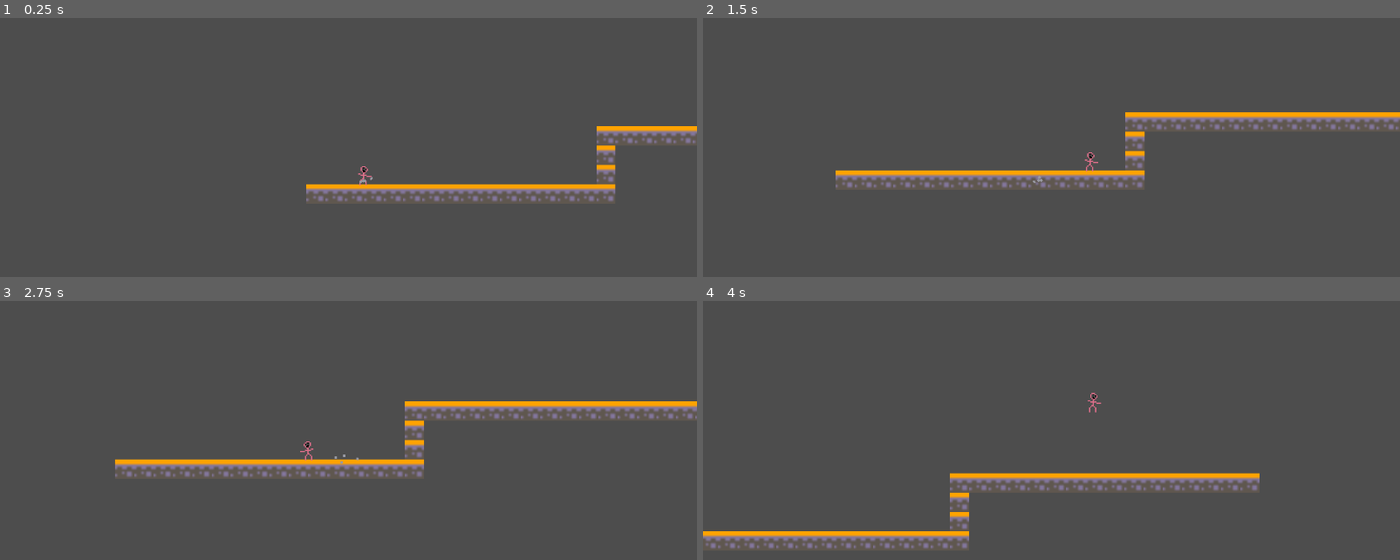
Above: before the commit, frames 1-4 (two rows, left to right).
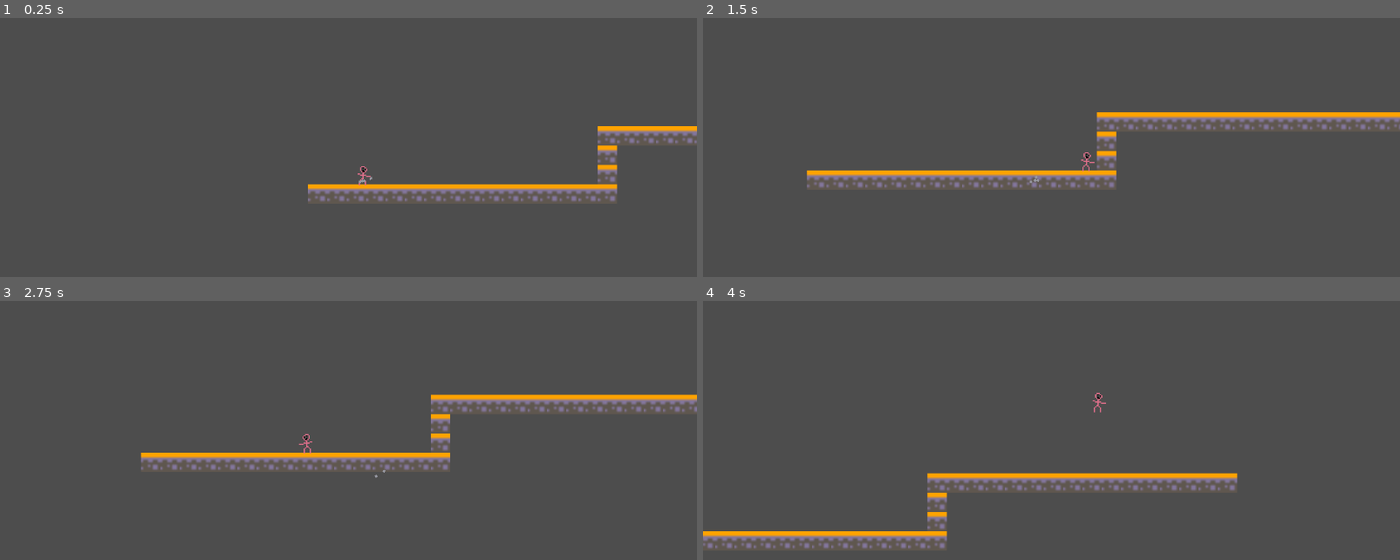
Above: after the commit, the same moments.

Repository: Miles-Miles2/2024Brackeys
Game: Godot game, scene res://test.tscn
Same seed, same stepped clock (60 frames per second), same inputs: the game is played once before the commit and once after it.
Inputs:
- Up to frame 1 (0.25 s): no input
- Up to frame 2 (1.5 s): hold D (move_right) from 0.53 s (still down); tap Shift (dash) at 0.6, 1.35 s; tap W (jump) at 0.77 s
- Up to frame 3 (2.75 s): tap W (jump) at 1.52 s; release D (move_right) at 2.03 s; hold A (move_left) from 2.03 s (still down); tap Shift (dash) at 2.1 s
- Up to frame 4 (4 s): release A (move_left) at 2.78 s; hold D (move_right) from 2.78 s (still down); tap Shift (dash) at 2.85, 3.6 s; tap W (jump) at 3.02, 3.77 s

The runs differ from the first frame. In frame 1, 0.9% of the frame differs, in the area x 43-100%, y 41-72%; in frame 2, 2.3%; in frame 3, 6.5%, in the area x 16-100%, y 36-69%; in frame 4, 2.5%.

Commit message:
fixed dash

Diff:
--- a/Scipts/player.gd
+++ b/Scipts/player.gd
@@ -89,7 +89,7 @@
 				velocity.x += (direction * SPEED)*0.01
 
 	else:
-		if is_on_floor():
+		if is_on_floor() and dashTime <= 0:
 			velocity.x = 0
 		else:
 			velocity.x *= 0.95
--- a/test.tscn
+++ b/test.tscn
@@ -16,4 +16,4 @@
 player = NodePath("../Player")
 
 [node name="Player" parent="." instance=ExtResource("2_4o0sj")]
-position = Vector2(24, 0)
+position = Vector2(23, 0)
